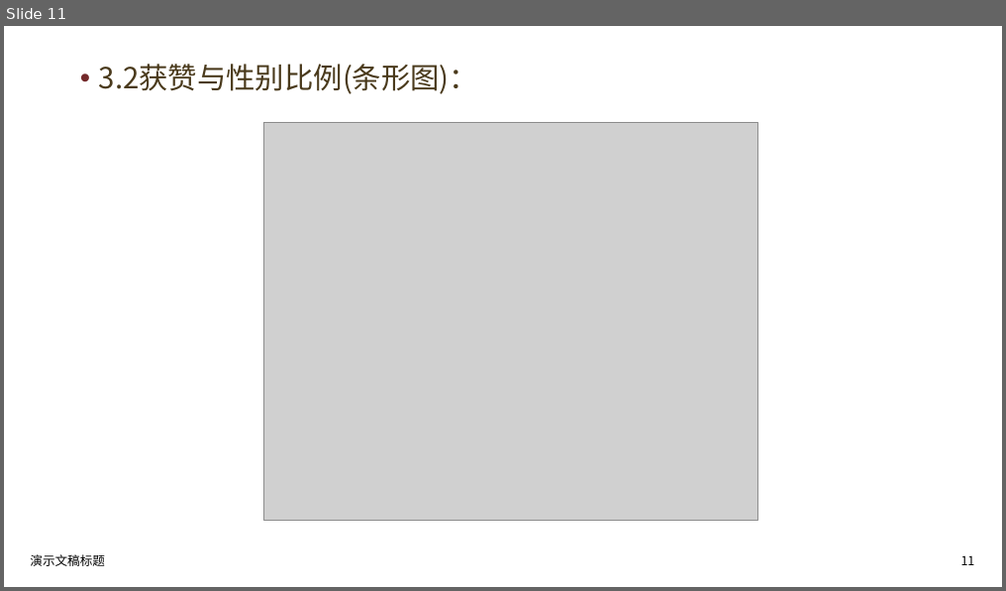
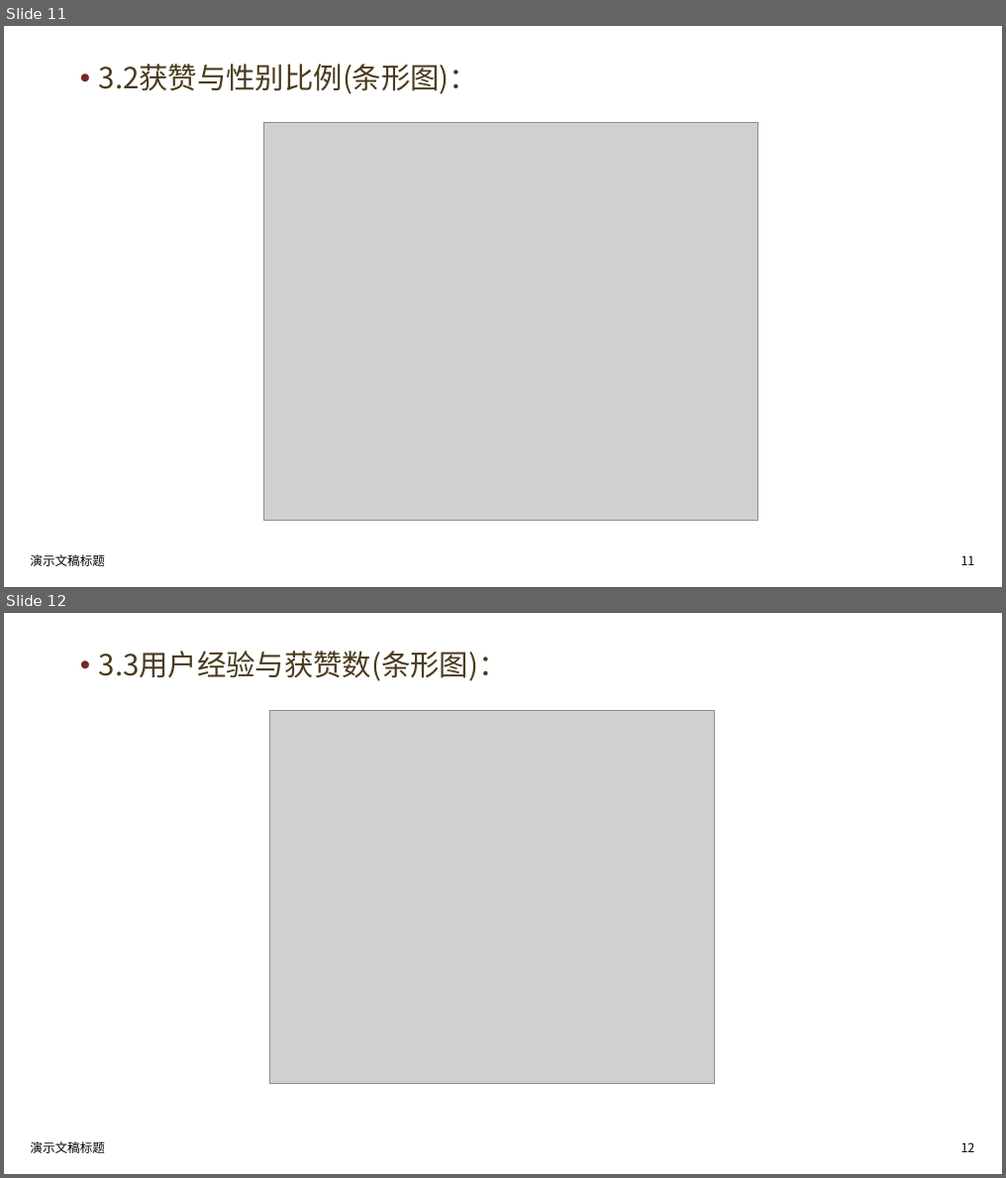
Before and after one commit to yzss-1001/bilbil_description, a slide deck: bilbil评论数据分析.pptx. Shown one above the other, each under a label of ours: slide 11 before the commit, slides 11 and 12 after it. The pictures are 1006x591 and 1006x1178 pixels, drawn with LibreOffice and Linux fonts; fonts in the diff are those of the drawing; grey boxes stand for pictures. Boxes give left, top, right and bottom in pixels: in the first picture for what was removed or moved away, otherwise in the second. Text is boxed around its words. In the diff, an @@ line names an element or a change of style, - is before the commit and + after.

```diff
--- a/bilbil评论数据分析.pptx
+++ b/bilbil评论数据分析.pptx
@@ slide 12 added at [4,613,1002,1174], background #FFFFFF @@
@@ text added at [99,651,508,681], 28 pt, text #4A3A1C @@
+• 3.3用户经验与获赞数(条形图)：
@@ picture added at [270,710,715,1084] @@
@@ text added at [30,1142,105,1154], 12 pt, text #000000 @@
+演示文稿标题
@@ page number added at [961,1143,975,1153], 12 pt, text #000000 @@
+12
```
Also in this commit, not shown: 4 slides changed, 1 other slide added.
